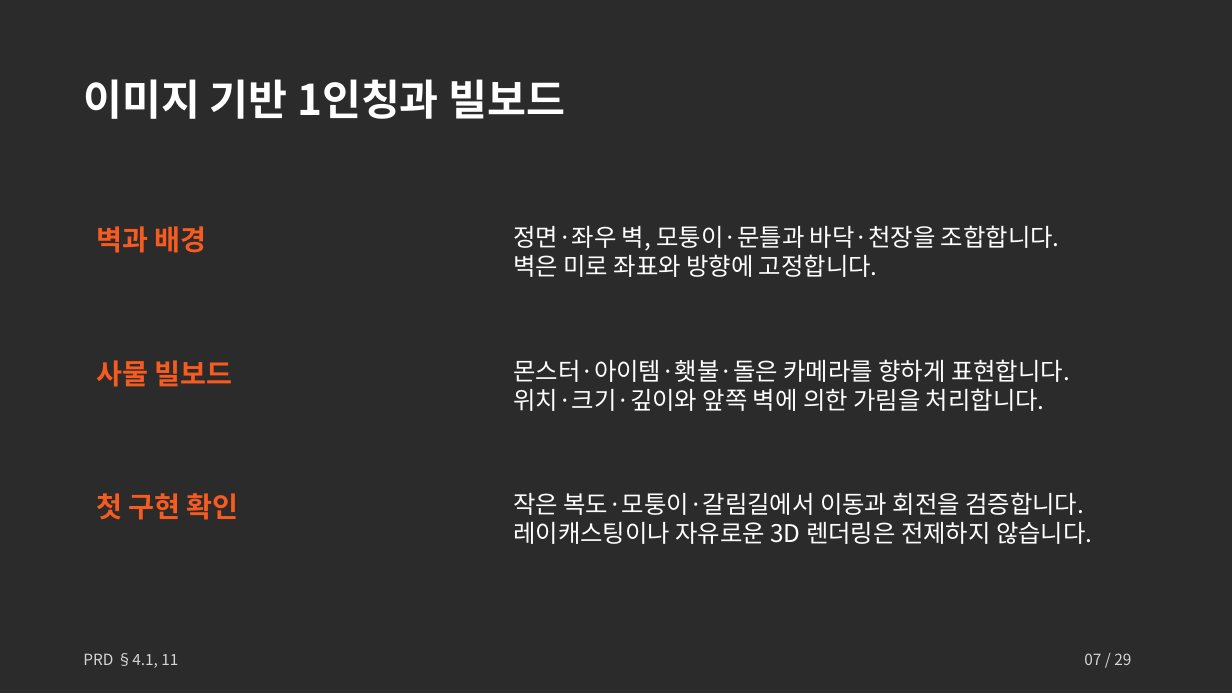
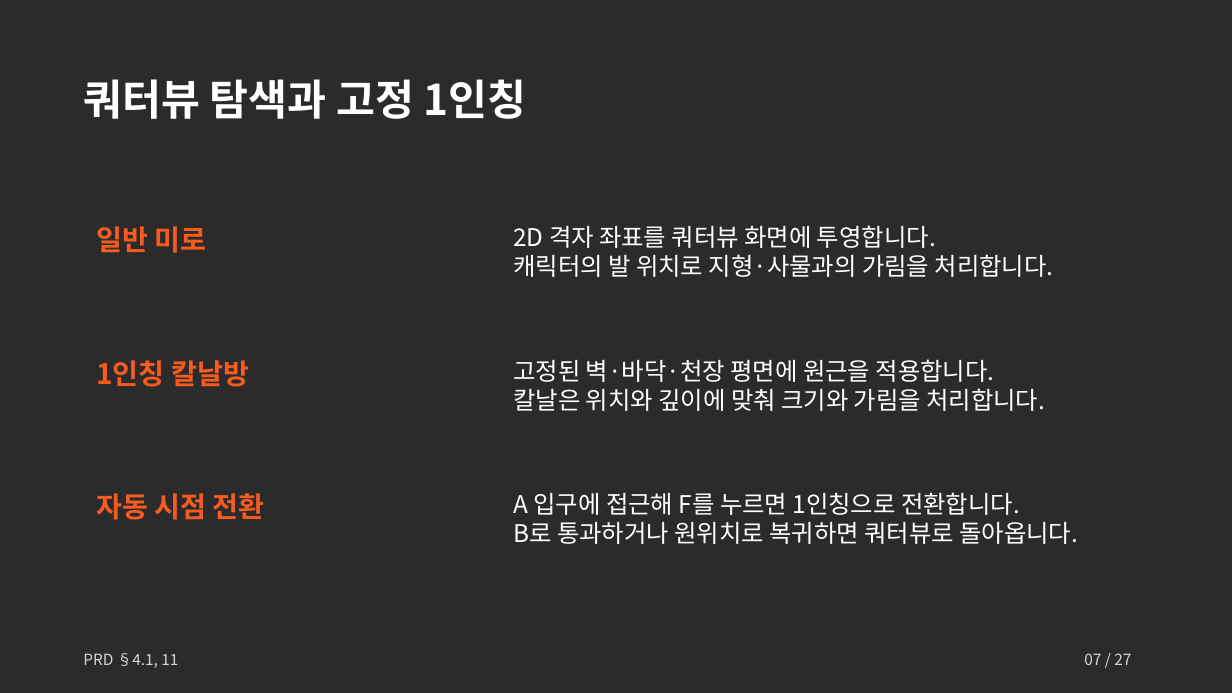
Before and after one commit to Hollolloho/2DGP_TermProject, a slide deck: slide 7 of Docs/초보자를 위한 미로 탈출 안내서_기획안.pptx. Drawn at 1232x693 pixels with LibreOffice and Linux fonts; fonts in the diff are those of the drawing; background and template pictures are left out; a plain dark background stands for a picture behind light text. Boxes give left, top, right and bottom in pixels: in the first picture for what was removed or moved away, otherwise in the second. Text is boxed around its words. In the diff, an @@ line names an element or a change of style, - is before the commit and + after.

```diff
--- a/Docs/초보자를 위한 미로 탈출 안내서_기획안.pptx
+++ b/Docs/초보자를 위한 미로 탈출 안내서_기획안.pptx
@@ text at (83,79,527,119): text changed @@
-이미지 기반 1인칭과 빌보드
+쿼터뷰 탐색과 고정 1인칭
@@ text at (96,226,207,253): text changed @@
-벽과 배경
+일반 미로
@@ text at (513,225,1054,277): text changed @@
-정면·좌우 벽, 모퉁이·문틀과 바닥·천장을 조합합니다.
-벽은 미로 좌표와 방향에 고정합니다.
+2D 격자 좌표를 쿼터뷰 화면에 투영합니다.
+캐릭터의 발 위치로 지형·사물과의 가림을 처리합니다.
@@ text at (513,359,1045,411): text changed @@
-몬스터·아이템·횃불·돌은 카메라를 향하게 표현합니다.
-위치·크기·깊이와 앞쪽 벽에 의한 가림을 처리합니다.
+고정된 벽·바닥·천장 평면에 원근을 적용합니다.
+칼날은 위치와 깊이에 맞춰 크기와 가림을 처리합니다.
@@ text at (96,360,249,387): text changed @@
-사물 빌보드
+1인칭 칼날방
@@ text at (96,493,265,520): text changed @@
-첫 구현 확인
+자동 시점 전환
@@ text at (513,492,1078,544): text changed @@
-작은 복도·모퉁이·갈림길에서 이동과 회전을 검증합니다.
-레이캐스팅이나 자유로운 3D 렌더링은 전제하지 않습니다.
+A 입구에 접근해 F를 누르면 1인칭으로 전환합니다.
+B로 통과하거나 원위치로 복귀하면 쿼터뷰로 돌아옵니다.
@@ text at (1084,653,1131,665): text changed @@
-07 / 29
+07 / 27
```
Also in this commit, not shown: 26 other slides changed, 7 other files.
